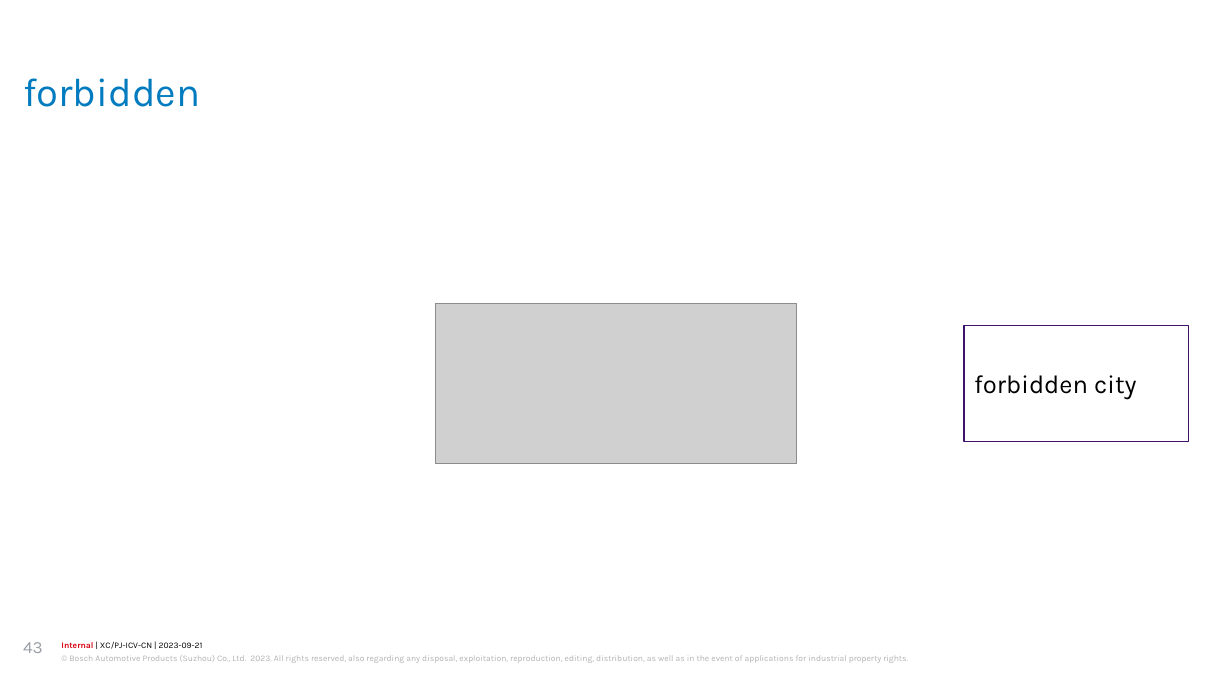
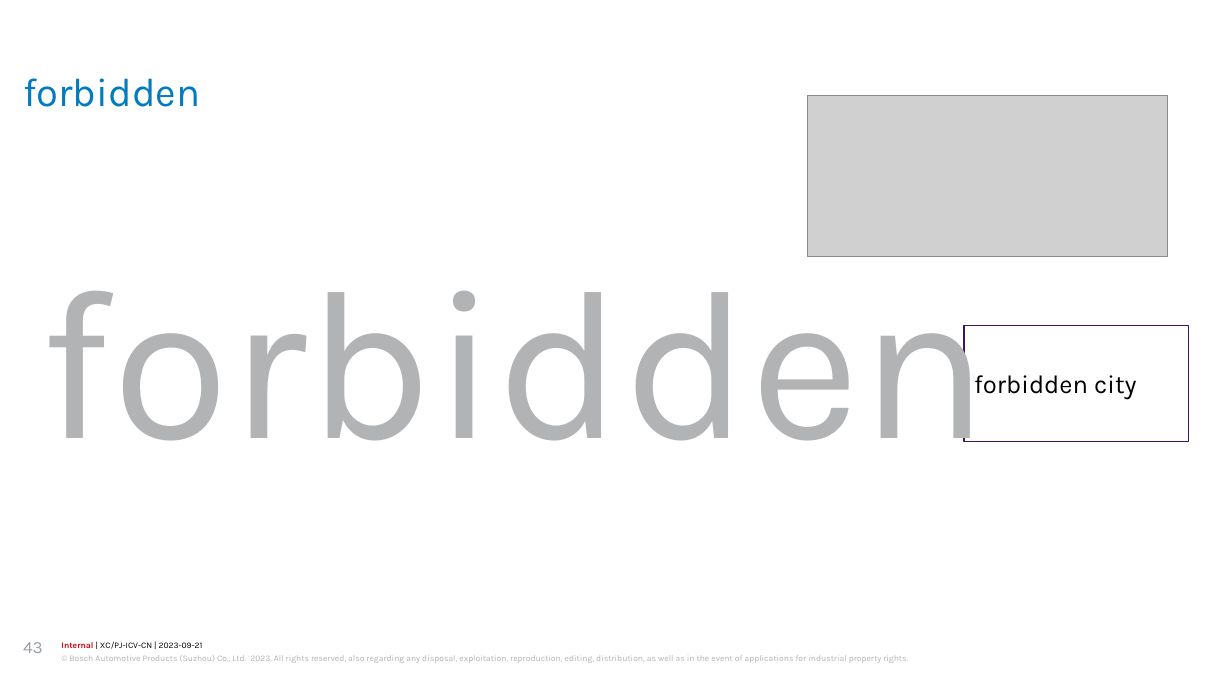
Before and after one commit to jiangyigithub/atomic-habit, a slide deck: slide 43 of longman 3000.pptx. Drawn at 1232x693 pixels with LibreOffice and Linux fonts; fonts in the diff are those of the drawing; grey boxes stand for pictures; background and template pictures are left out. Boxes give left, top, right and bottom in pixels: in the first picture for what was removed or moved away, otherwise in the second. Text is boxed around its words. In the diff, an @@ line names an element or a change of style, - is before the commit and + after.

```diff
--- a/longman 3000.pptx
+++ b/longman 3000.pptx
@@ picture: place and size @@
-picture at box(435, 303, 796, 463)
+picture at box(807, 95, 1167, 256)
@@ text added at box(39, 245, 989, 442), 150 pt, text #B2B3B5 @@
+forbidden
```
Also in this commit, not shown: 6 other slides changed, 5 slides added, 1 other file.
